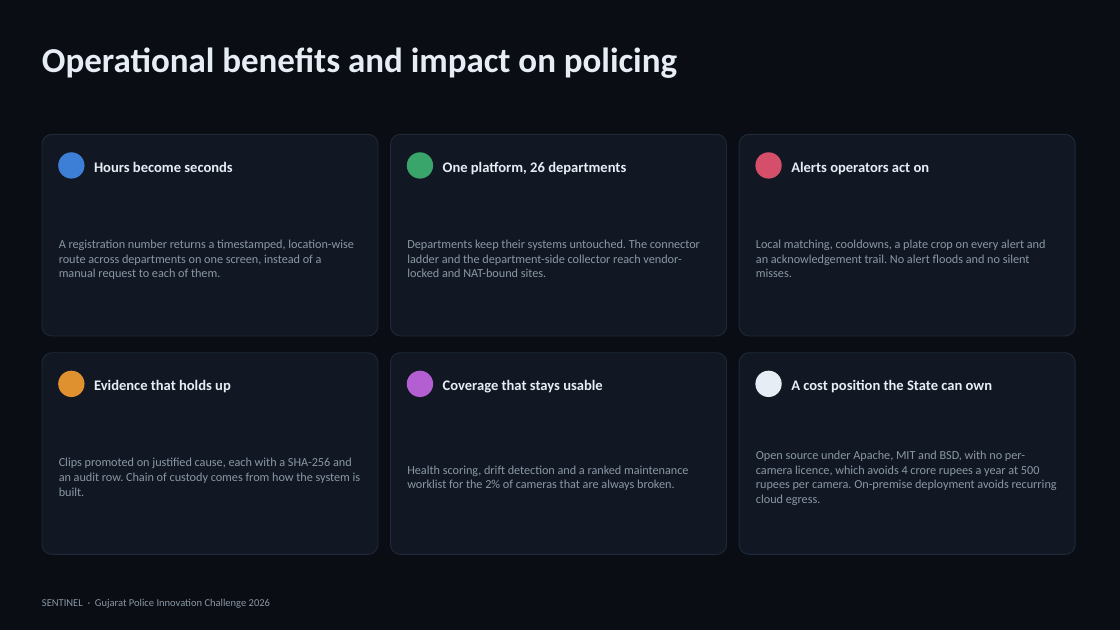
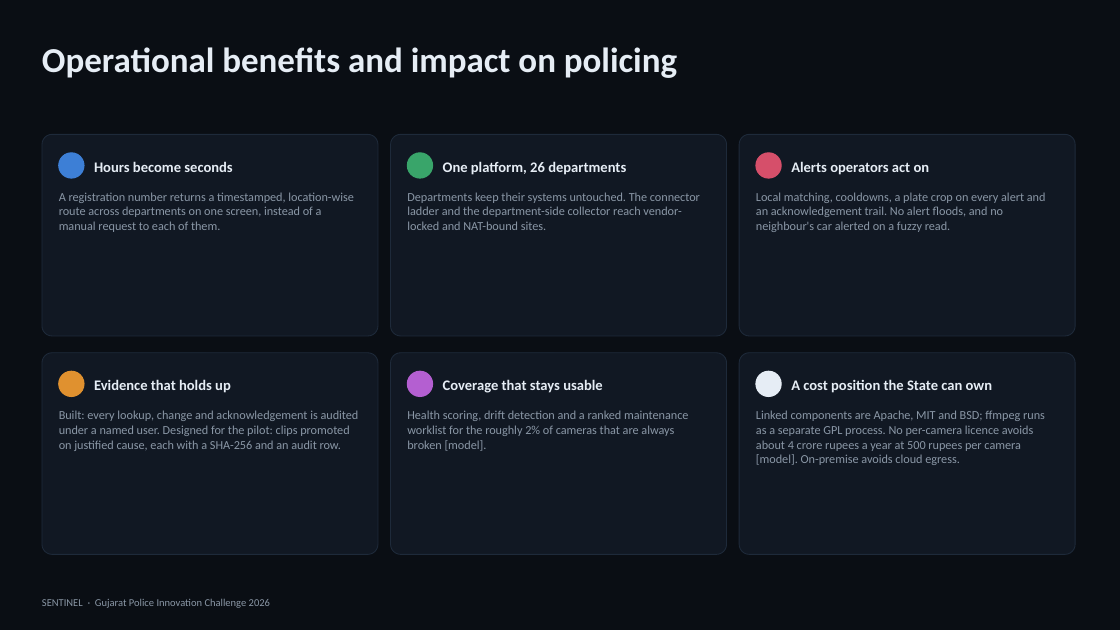
Before and after one commit to adityashroff06-code/sentinel-gujarat, a slide deck: slide 17 of deliverables/Sentinel-Solution-Presentation.pptx. Drawn at 1120x630 pixels with LibreOffice and Linux fonts; fonts in the diff are those of the drawing. Boxes give left, top, right and bottom in pixels: in the first picture for what was removed or moved away, otherwise in the second. Text is boxed around its words. In the diff, an @@ line names an element or a change of style, - is before the commit and + after.

```diff
--- a/deliverables/Sentinel-Solution-Presentation.pptx
+++ b/deliverables/Sentinel-Solution-Presentation.pptx
@@ text at [756,192,1046,232]: text changed @@
-Local matching, cooldowns, a plate crop on every alert and an acknowledgement trail. No alert floods and no silent misses.
+Local matching, cooldowns, a plate crop on every alert and an acknowledgement trail. No alert floods, and no neighbour's car alerted on a fuzzy read.
@@ vertical alignment middle to top in 6 elements at [59,192,354,232], [407,192,700,230], [407,410,688,451], [756,192,1046,232], [756,410,1045,465], [59,410,359,451] @@
@@ text at [59,410,359,451]: text changed @@
-Clips promoted on justified cause, each with a SHA-256 and an audit row. Chain of custody comes from how the system is built.
+Built: every lookup, change and acknowledgement is audited under a named user. Designed for the pilot: clips promoted on justified cause, each with a SHA-256 and an audit row.
@@ text at [407,410,688,451]: text changed @@
-Health scoring, drift detection and a ranked maintenance worklist for the 2% of cameras that are always broken.
+Health scoring, drift detection and a ranked maintenance worklist for the roughly 2% of cameras that are always broken [model].
@@ text at [756,410,1045,465]: text changed @@
-Open source under Apache, MIT and BSD, with no per-camera licence, which avoids 4 crore rupees a year at 500 rupees per camera. On-premise deployment avoids recurring cloud egress.
+Linked components are Apache, MIT and BSD; ffmpeg runs as a separate GPL process. No per-camera licence avoids about 4 crore rupees a year at 500 rupees per camera [model]. On-premise avoids cloud egress.
```
Also in this commit, not shown: 15 other slides changed, 1 slide added, 1 slide removed, 19 other files.
